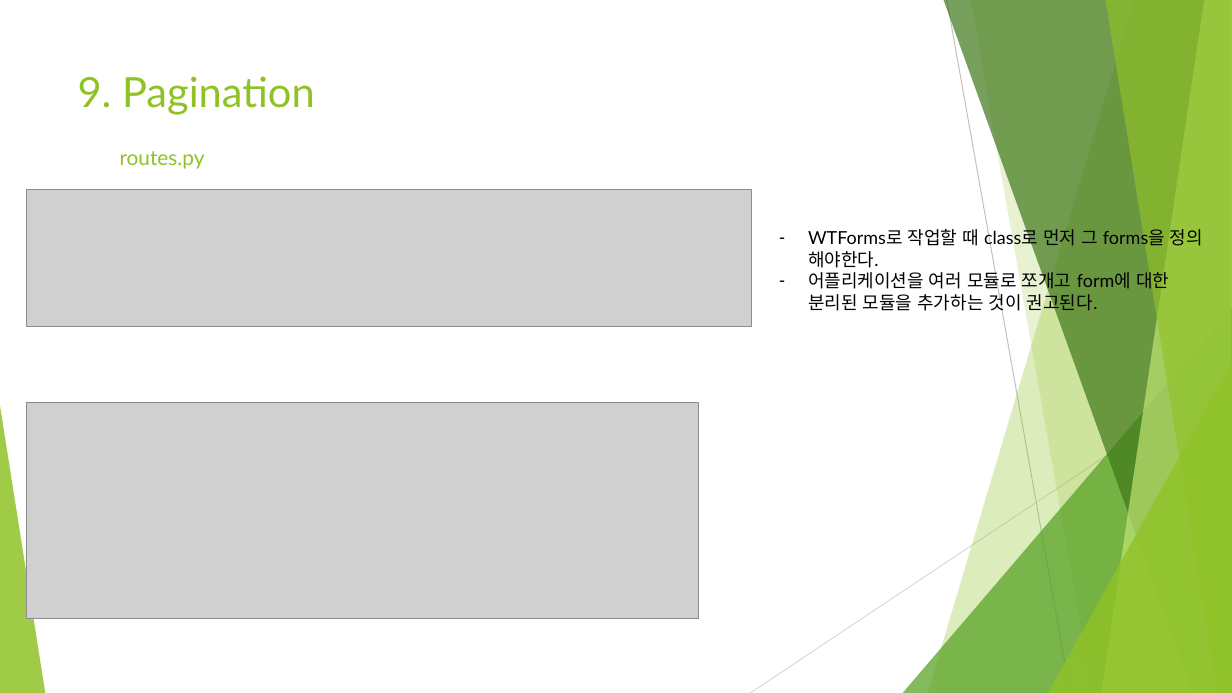
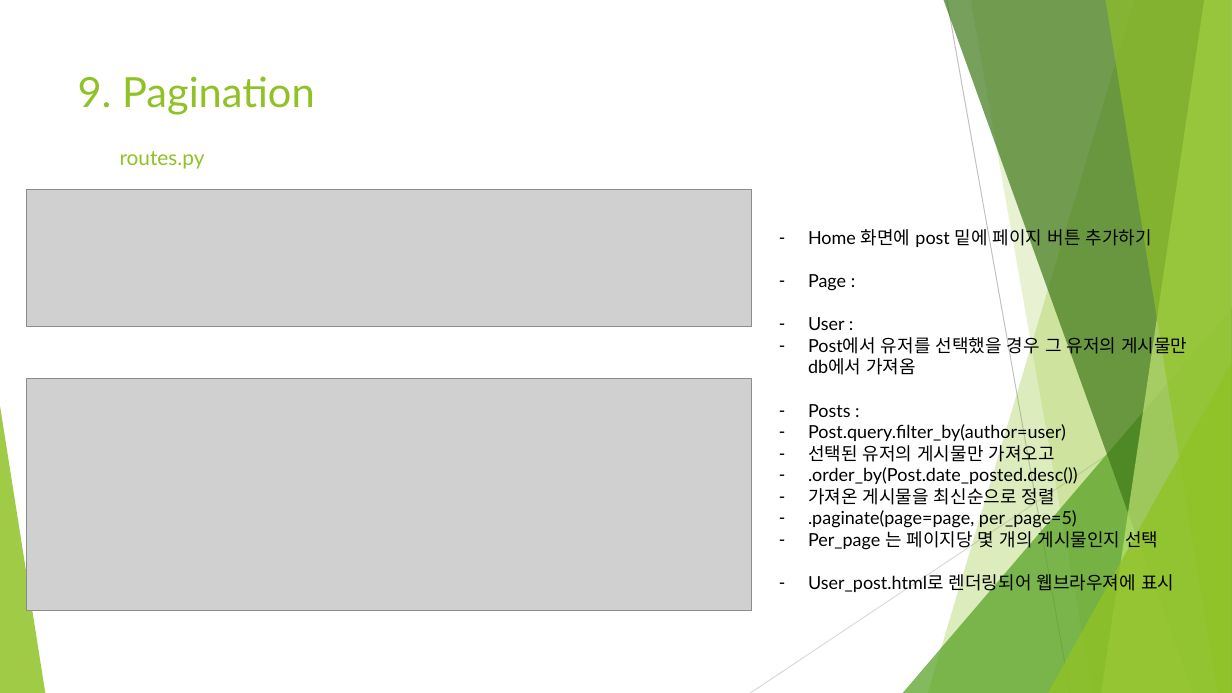
Before and after one commit to Heechul90/Flask, a slide deck: slide 3 of Study/09. Pagination/Pagination.pptx. Drawn at 1232x693 pixels with LibreOffice and Linux fonts; fonts in the diff are those of the drawing; grey boxes stand for pictures. Boxes give left, top, right and bottom in pixels: in the first picture for what was removed or moved away, otherwise in the second. Text is boxed around its words. In the diff, an @@ line names an element or a change of style, - is before the commit and + after.

```diff
--- a/Study/09. Pagination/Pagination.pptx
+++ b/Study/09. Pagination/Pagination.pptx
@@ text at [808, 226, 1187, 595]: text changed @@
-– WTForms로 작업할 때 class로 먼저 그 forms을 정의 해야한다.
-– 어플리케이션을 여러 모듈로 쪼개고 form에 대한 분리된 모듈을 추가하는 것이 권고된다.
+– Home 화면에 post 밑에 페이지 버튼 추가하기
+– Page :
+– User :
+– Post에서 유저를 선택했을 경우 그 유저의 게시물만 db에서 가져옴
+– Posts :
+– Post.query.filter_by(author=user)
+– 선택된 유저의 게시물만 가져오고
+– .order_by(Post.date_posted.desc())
+– 가져온 게시물을 최신순으로 정렬
+– .paginate(page=page, per_page=5)
+– Per_page 는 페이지당 몇 개의 게시물인지 선택
+– User_post.html로 렌더링되어 웹브라우져에 표시
@@ picture: place and size @@
-picture at [27, 403, 699, 618]
+picture at [27, 378, 751, 611]
```
Also in this commit, not shown: 2 other slides changed, 5 other files.
